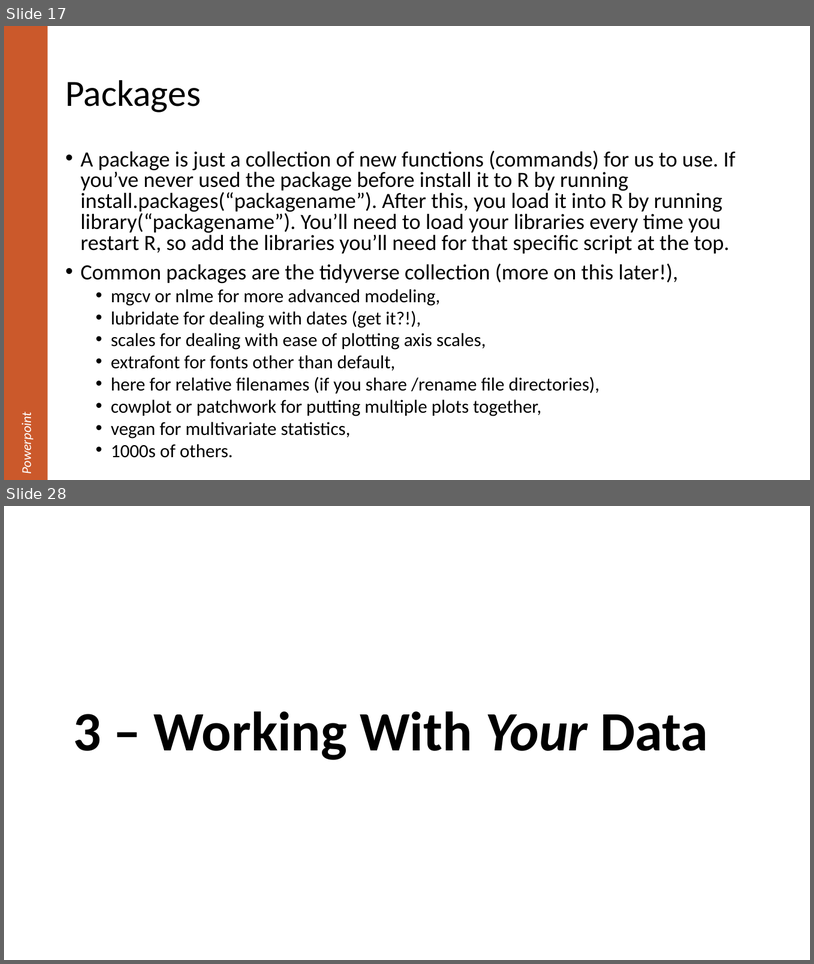
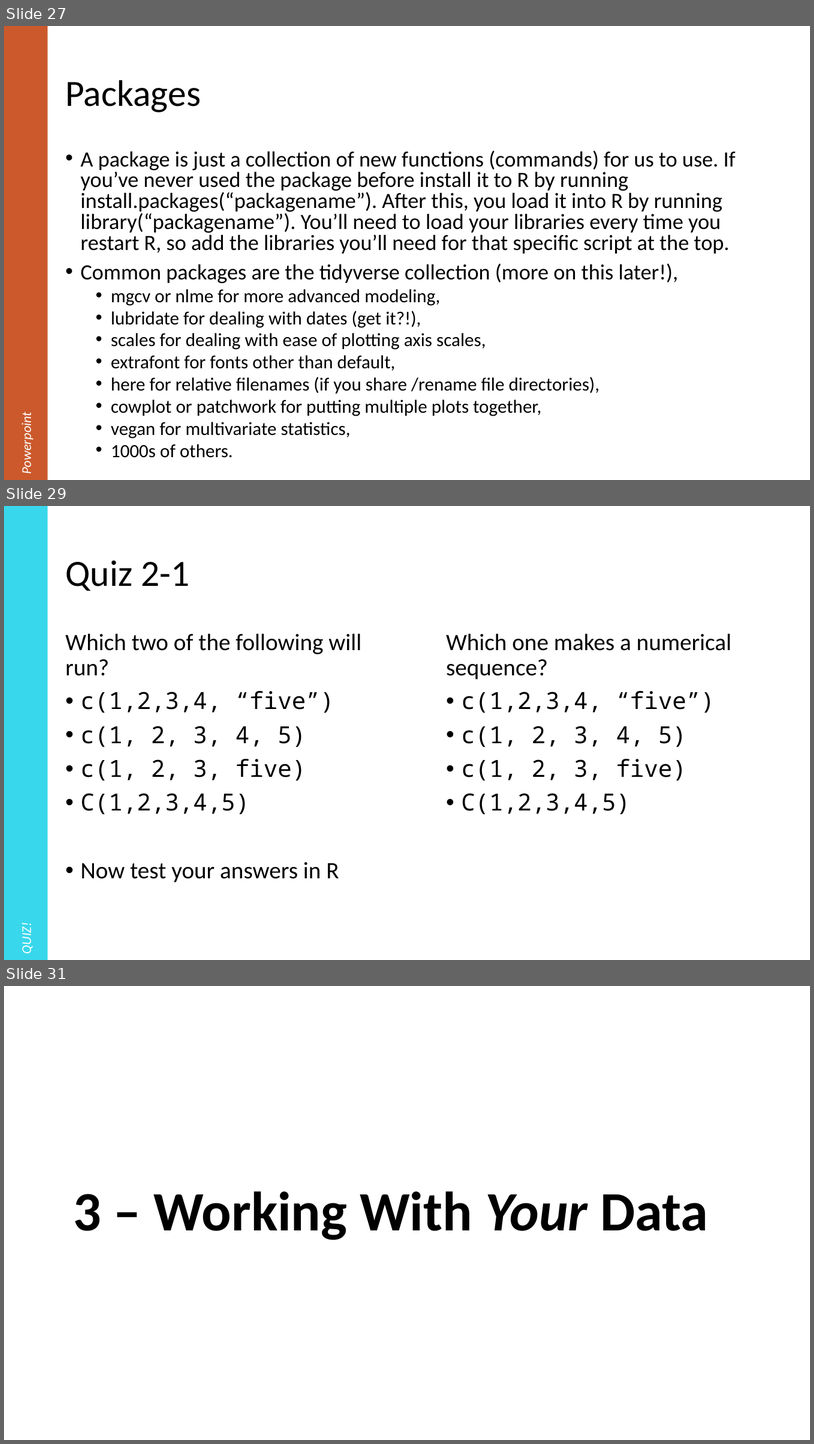
Before and after one commit to justinpriest/R_Intro_ADFG, a slide deck: The Basics of R.pptx. Shown one above the other, each under a label of ours: slides 17 and 28 before the commit, slides 27, 29 and 31 after it; the slides between them are not shown. The pictures are 814x964 and 814x1444 pixels, drawn with LibreOffice and Linux fonts; fonts in the diff are those of the drawing. Boxes give left, top, right and bottom in pixels: in the first picture for what was removed or moved away, otherwise in the second. Text is boxed around its words. In the diff, an @@ line names an element or a change of style, - is before the commit and + after.

```diff
--- a/The Basics of R.pptx
+++ b/The Basics of R.pptx
@@ slide 29 added at (x1=4, y1=506, x2=810, y2=960), background #FFFFFF @@
@@ rectangle added at (x1=4, y1=506, x2=48, y2=960), fill #38D7EC, 16 pt, text #FFFFFF, italic @@
+QUIZ!
@@ title added at (x1=65, y1=560, x2=190, y2=591), 44 pt, text #000000 @@
+Quiz 2-1
@@ text added at (x1=65, y1=633, x2=362, y2=882), 28 pt, text #000000 @@
+Which two of the following will run?
+• c(1,2,3,4, “five”)
+• c(1, 2, 3, 4, 5)
+• c(1, 2, 3, five)
+• C(1,2,3,4,5)
+• Now test your answers in R
@@ text added at (x1=446, y1=633, x2=732, y2=814), 28 pt, text #000000 @@
+Which one makes a numerical sequence?
+• c(1,2,3,4, “five”)
+• c(1, 2, 3, 4, 5)
+• c(1, 2, 3, five)
+• C(1,2,3,4,5)
@@ what was slide 17 is now slide 27 @@
@@ what was slide 28 is now slide 31 @@
```
Also in this commit, not shown: 3 slides changed, 3 other slides added, 1 slide removed, 2 other files.
